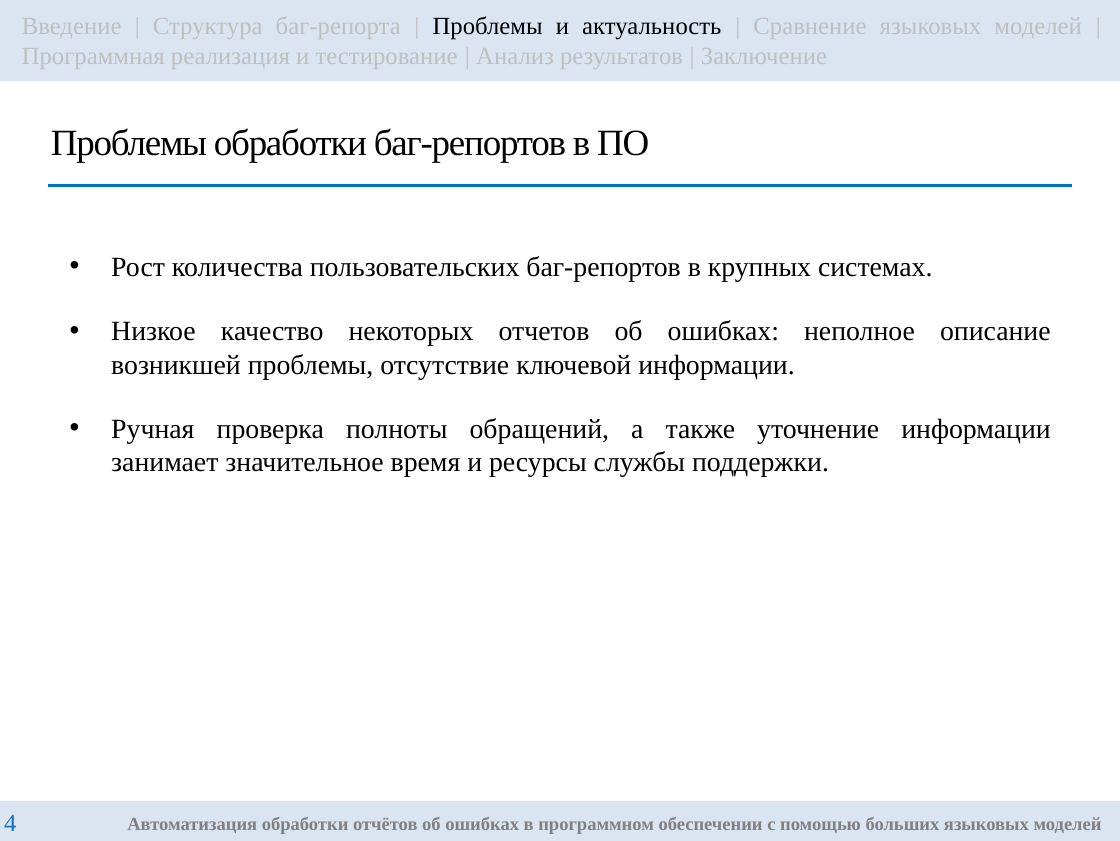
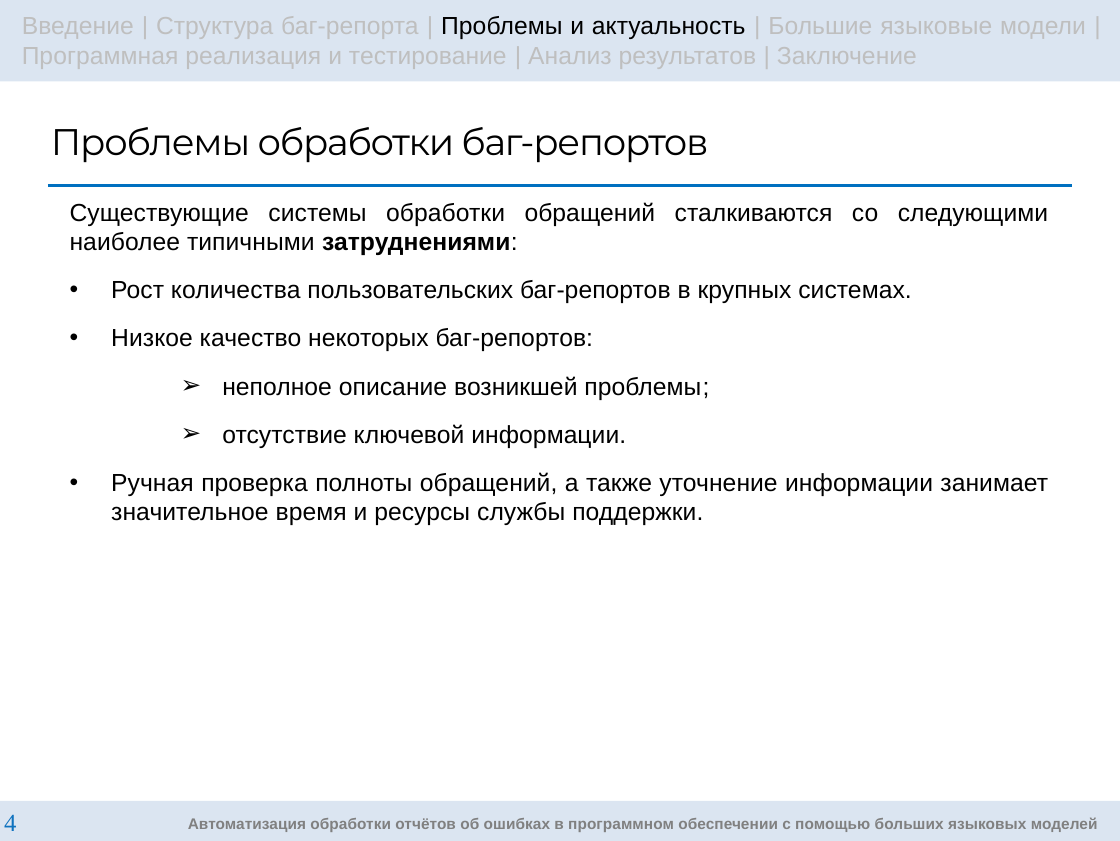
Before and after one commit to g3ntIeman/VKR_Gunko_Nikita, a slide deck: slide 4 of masters/ВКР/Презентация/GunkoNM_RK6-42M_Presentation.pptx. Drawn at 1120x841 pixels with LibreOffice and Linux fonts; fonts in the diff are those of the drawing. Boxes give left, top, right and bottom in pixels: in the first picture for what was removed or moved away, otherwise in the second. Text is boxed around its words. In the diff, an @@ line names an element or a change of style, - is before the commit and + after.

```diff
--- a/masters/ВКР/Презентация/GunkoNM_RK6-42M_Presentation.pptx
+++ b/masters/ВКР/Презентация/GunkoNM_RK6-42M_Presentation.pptx
@@ text in rectangle at (x1=22, y1=16, x2=1086, y2=69): text changed; font Times New Roman to Arial @@
-Введение | Структура баг-репорта | Проблемы и актуальность | Сравнение языковых моделей | Программная реализация и тестирование | Анализ результатов | Заключение
+Введение | Структура баг-репорта | Проблемы и актуальность | Большие языковые модели | Программная реализация и тестирование | Анализ результатов | Заключение
@@ title at (x1=51, y1=127, x2=708, y2=163): text changed; font Times New Roman to Montserrat @@
-Проблемы обработки баг-репортов в ПО
+Проблемы обработки баг-репортов
@@ text at (x1=70, y1=202, x2=1048, y2=255): paragraph added @@
+Существующие системы обработки обращений сталкиваются со следующими наиболее типичными затруднениями:
@@ text at (x1=111, y1=280, x2=1048, y2=525): size 9 to 8 pt, font Times New Roman to Arial in "Рост количества пользовательских баг-репортов в крупных сист ...", "Ручная проверка полноты обращений, а также уточнение ..."; less space between paragraphs @@
@@ text at (x1=111, y1=328, x2=709, y2=448): text changed; size 9 to 8 pt; font Times New Roman to Arial @@
-• Низкое качество некоторых отчетов об ошибках: неполное описание возникшей проблемы, отсутствие ключевой информации.
+• Низкое качество некоторых баг-репортов:
+  ➢ неполное описание возникшей проблемы;
+  ➢ отсутствие ключевой информации.
@@ rectangle "Автоматизация обработки отчётов об ошибках ..." at (x1=0, y1=800, x2=1120, y2=841): size 6 to 5 pt, font Times New Roman to Arial @@
```
Also in this commit, not shown: 16 other slides changed, 5 slides added, 1 other file.
